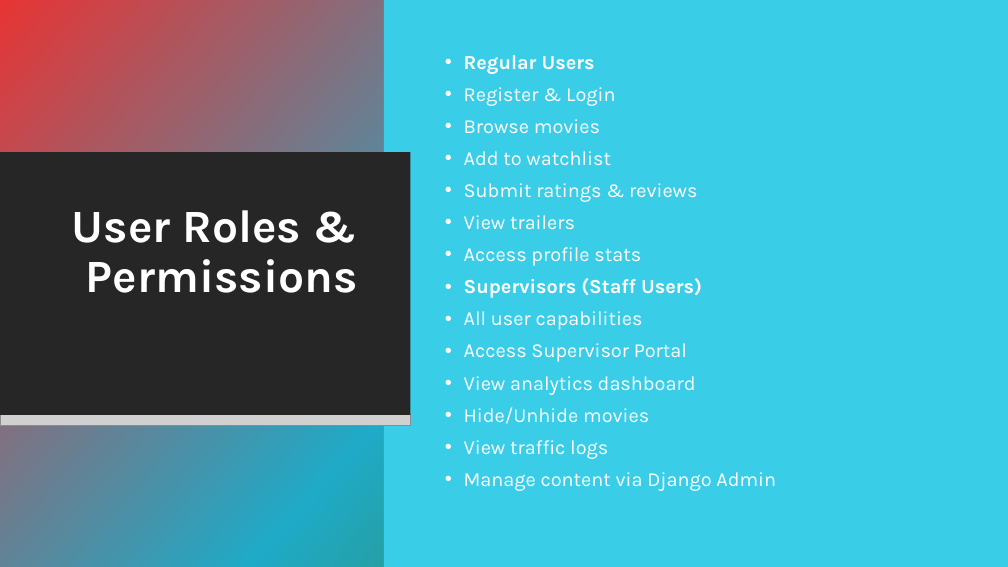
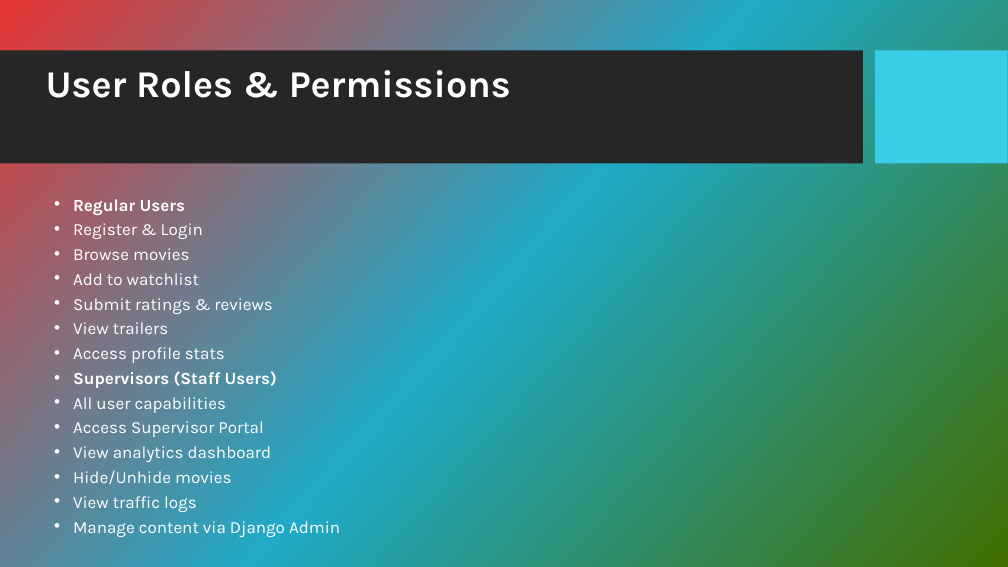
Before and after one commit to Akhandbhadouria/streaming-platforms-, a slide deck: slide 12 of PPTdjango.pptx (slide 13 before the commit). Drawn at 1008x567 pixels with LibreOffice and Linux fonts; fonts in the diff are those of the drawing; grey boxes stand for pictures; background and template pictures are left out. Boxes give left, top, right and bottom in pixels: in the first picture for what was removed or moved away, otherwise in the second. Text is boxed around its words. In the diff, an @@ line names an element or a change of style, - is before the commit and + after.

```diff
--- a/PPTdjango.pptx
+++ b/PPTdjango.pptx
@@ rectangle removed at bbox=[0, 0, 1008, 567] @@
@@ rectangle removed at bbox=[384, 0, 1008, 567] @@
@@ title "User Roles & Permissions": place and size @@
-title "User Roles & Permissions" at bbox=[72, 210, 357, 293]
+title "User Roles & Permissions" at bbox=[46, 70, 511, 98]
@@ title "User Roles & Permissions" at bbox=[46, 70, 511, 98]: size 44 to 36 pt @@
@@ rectangle removed at bbox=[0, 152, 411, 415] @@
@@ text "Regular Users": place and size @@
-text "Regular Users" at bbox=[464, 55, 776, 491]
+text "Regular Users" at bbox=[73, 199, 340, 537]
@@ text "Regular Users" at bbox=[73, 199, 340, 537]: size 19 to 16.1 pt; line spacing 0.9 to 0.7 @@
@@ picture removed at bbox=[0, 414, 411, 426] @@
```
Also in this commit, not shown: 15 other slides changed, 1 slide removed.
